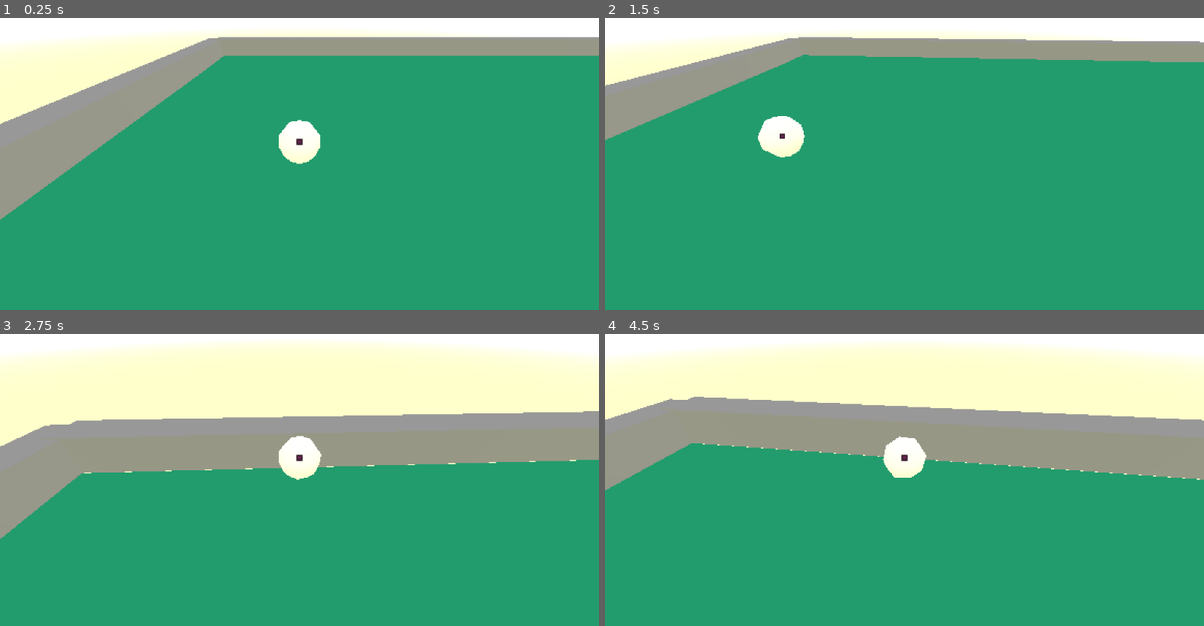
Above: before the commit, frames 1-4 (two rows, left to right).
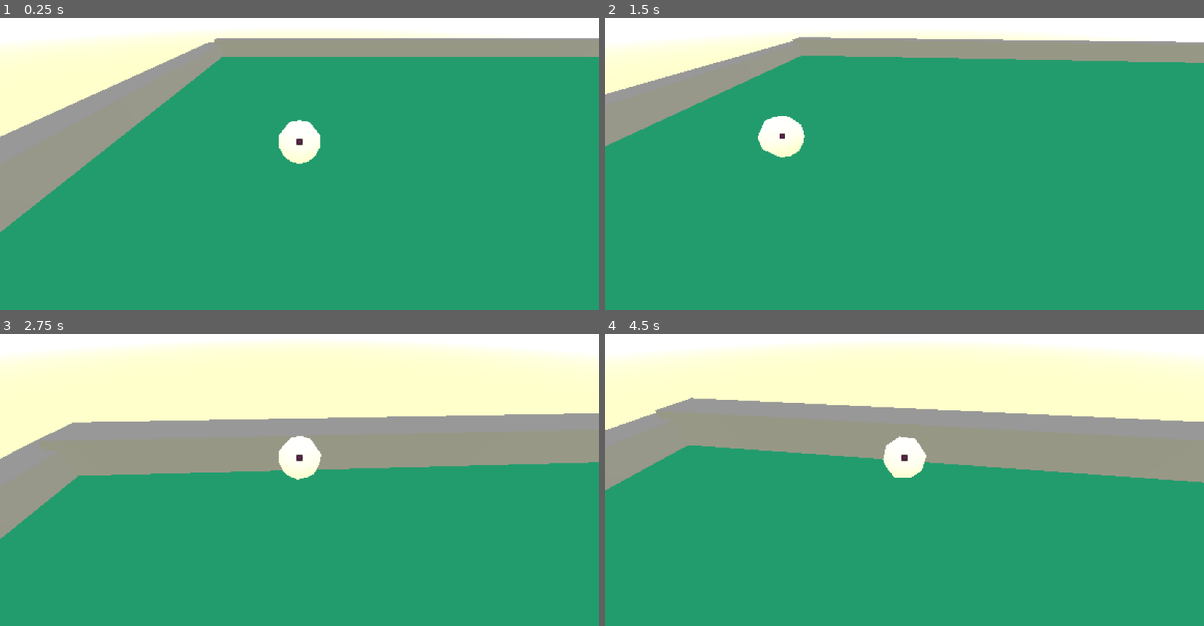
Above: after the commit, the same moments.

Repository: Urteusz/Ballatro
Game: Godot game, scene res://node_3d.tscn
The game is run twice, just before and just after one commit, with the same random seed, the same clock (stepped at 60 frames per second) and the same inputs. The engine's default icon, where the game draws it, is replaced by a stand-in: a white triangle on a blue panel in a dark square.
Inputs (mouse positions are in pixels of both pictures, inside the frame that each line leads up to):
- Up to frame 1 (0.25 s): no input
- Up to frame 2 (1.5 s): tap Enter at 0.5 s; move the mouse to (934, 140) at 0.52 s; hold D (next_camera_target) 0.53-1.28 s; move the mouse to (874, 143) at 1.27 s; tap A (previous_camera_target) at 1.35 s
- Up to frame 3 (2.75 s): move the mouse to (311, 450) at 2.02 s; hold W (push_ball) from 2.03 s (still down)
- Up to frame 4 (4.5 s): move the mouse to (898, 462) at 2.77 s; release W (push_ball) at 2.78 s; tap D (next_camera_target) at 2.85 s; move the mouse to (946, 462) at 3.52 s; hold A (previous_camera_target) 3.53-4.28 s; move the mouse to (856, 453) at 4.27 s; tap W (push_ball) at 4.35 s

The runs differ from the first frame. In frame 1, 2.5% of the frame differs, in the area x 0-100%, y 6-74%; in frame 2, 1.2%; in frame 3, 1.8%; in frame 4, 1.8%.

Commit message:
Zwieksz pikselizacje

Diff:
--- a/node_3d.tscn
+++ b/node_3d.tscn
@@ -82,7 +82,9 @@
 stretch_shrink = 2
 
 [node name="SubViewport" type="SubViewport" parent="SubViewportContainer"]
+handle_input_locally = false
 size = Vector2i(576, 324)
+render_target_update_mode = 4
 
 [node name="Camera3D" type="Camera3D" parent="SubViewportContainer/SubViewport" node_paths=PackedStringArray("target")]
 transform = Transform3D(1, 0, 0, 0, 1, 0, 0, 0, 1, 0.14432669, 1.4036087, 3.7672782)
@@ -121,7 +123,7 @@
 transform = Transform3D(-4.371139e-08, 0, -1, 0, 1, 0, 1, 0, -4.371139e-08, 0.046453476, -0.13216782, 15.715046)
 
 [node name="MeshInstance3D" type="MeshInstance3D" parent="SubViewportContainer/SubViewport/Table/Bottom"]
-transform = Transform3D(1, 0, 1.1368684e-13, 0, 1, 0, 0, 0, 23.27015, -0.019269943, 0.83349013, -0.0013456345)
+transform = Transform3D(1, 0, 1.1368684e-13, 0, 1, 0, 0, 0, 23.27015, -0.019269943, 0.61731124, -0.0013456345)
 mesh = SubResource("BoxMesh_a0tk4")
 
 [node name="CollisionShape3D" type="CollisionShape3D" parent="SubViewportContainer/SubViewport/Table/Bottom"]
@@ -132,7 +134,7 @@
 transform = Transform3D(1, 0, 0, 0, 1, 0, 0, 0, 1, 11.295166, 0.46555376, 0)
 
 [node name="MeshInstance3D" type="MeshInstance3D" parent="SubViewportContainer/SubViewport/Table/RightSide"]
-transform = Transform3D(1, 0, 0, 0, 1, 0, 0, 0, 31.126593, 0, 0, 0)
+transform = Transform3D(1, 0, 0, 0, 1, 0, 0, 0, 31.126593, 0, -0.13415861, 0)
 mesh = SubResource("BoxMesh_a0tk4")
 
 [node name="CollisionShape3D" type="CollisionShape3D" parent="SubViewportContainer/SubViewport/Table/RightSide"]
@@ -142,7 +144,7 @@
 transform = Transform3D(1, 0, 0, 0, 1, 0, 0, 0, 1, -11.29156, 0.7327769, 0)
 
 [node name="MeshInstance3D" type="MeshInstance3D" parent="SubViewportContainer/SubViewport/Table/LeftSide"]
-transform = Transform3D(1, 0, 0, 0, 1, 0, 0, 0, 31.126593, 0, 0, 0)
+transform = Transform3D(1, 0, 0, 0, 1, 0, 0, 0, 31.126593, 0.123848915, 0, 0)
 mesh = SubResource("BoxMesh_a0tk4")
 
 [node name="CollisionShape3D" type="CollisionShape3D" parent="SubViewportContainer/SubViewport/Table/LeftSide"]
